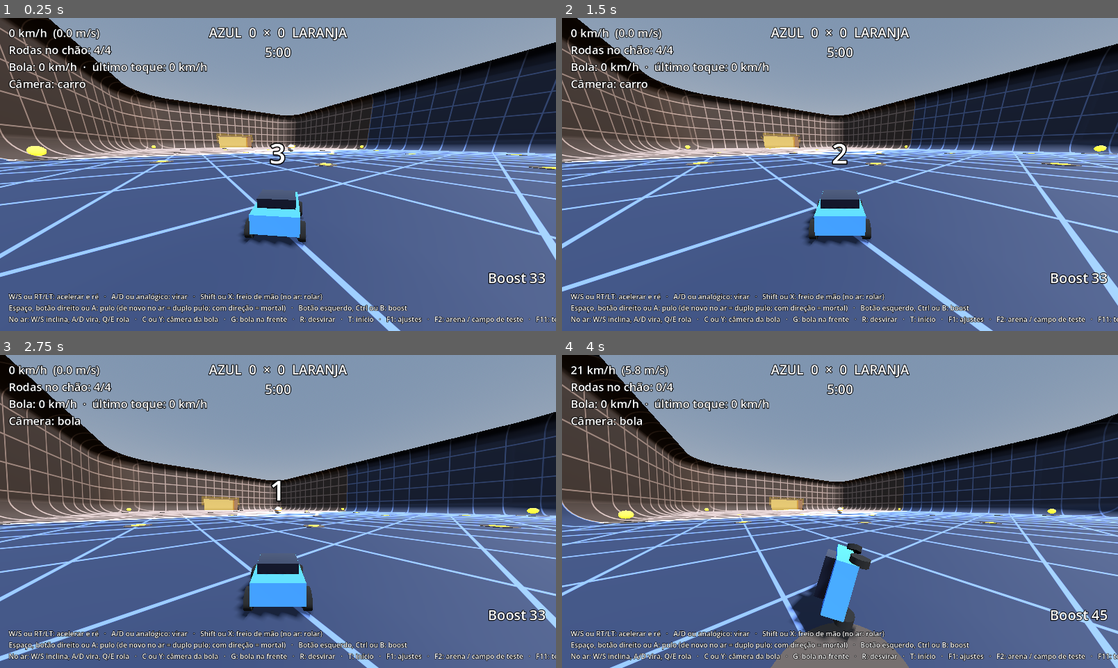
Above: before the commit, frames 1-4 (two rows, left to right).
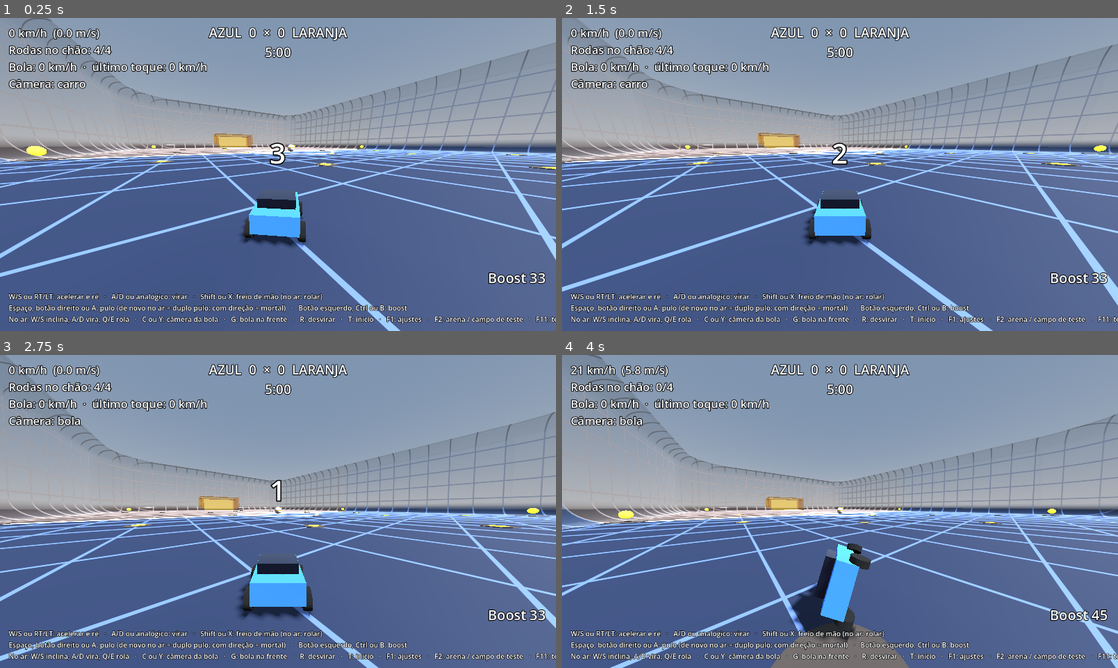
Above: after the commit, the same moments.

Repository: Lelokz/JogoDoCarro
Game: Godot game, scene res://cenas/arena.tscn
Same seed, same stepped clock (60 frames per second), same inputs: the game is played once before the commit and once after it.
Inputs (mouse positions are in pixels of both pictures, inside the frame that each line leads up to):
- Up to frame 1 (0.25 s): no input
- Up to frame 2 (1.5 s): tap Enter (ui_accept) at 0.5 s; move the mouse to (962, 158) at 0.52 s; hold D (direita) 0.53-1.28 s; tap W (acelerar) at 0.6 s; click (962, 158) at 0.67 s; tap Space (pulo) at 0.77 s; move the mouse to (728, 190) at 1.27 s; hold Down from 1.28 s (still down); tap Ctrl (boost) at 1.35 s
- Up to frame 3 (2.75 s): tap Space (pulo) at 1.52 s; move the mouse to (333, 442) at 2.02 s; release Down at 2.03 s; hold D (direita) from 2.03 s (still down); tap C (camera_bola) at 2.1 s
- Up to frame 4 (4 s): tap Enter (ui_accept) at 2.75 s; move the mouse to (812, 574) at 2.77 s; release D (direita) at 2.78 s; hold S (nariz_cima) 2.78-3.53 s; tap R (desvirar) at 2.85 s; click (812, 574) at 2.92 s; tap Space (pulo) at 3.02, 3.77 s; move the mouse to (1006, 558) at 3.52 s; hold A (esquerda) from 3.53 s (still down); hold Shift (freio_mao) from 3.53 s (still down)

The runs differ from the first frame. In frame 1, 21% of the frame differs, in the area x 0-100%, y 0-47%; in frame 2, 20%; in frame 3, 20%; in frame 4, 21%.

Commit message:
Paredes de vidro na arena e chão escuro em volta

Diff:
--- a/jogo/scripts/arena.gd
+++ b/jogo/scripts/arena.gd
@@ -19,12 +19,16 @@
 const COR_LARANJA := Color(1.0, 0.5, 0.1)
 
 var material := ShaderMaterial.new()
+var material_vidro := ShaderMaterial.new()
 
 
 func _ready() -> void:
 	material.shader = preload("res://shaders/arena.gdshader")
 	material.set_shader_parameter("metade_comprimento", COMPRIMENTO / 2.0)
 	material.set_shader_parameter("meia_largura_gol", GOL_LARGURA / 2.0)
+	material_vidro.shader = preload("res://shaders/arena_vidro.gdshader")
+	material_vidro.set_shader_parameter("metade_comprimento", COMPRIMENTO / 2.0)
+	criar_chao_de_fora()
 	criar_bloco(Vector3(0, -0.5, 0), Vector3(LARGURA + 2.0, 1.0, COMPRIMENTO + 2.0 * GOL_FUNDO + 4.0), material)
 	# teto: só colisão, pra ver o céu
 	criar_bloco(Vector3(0, ALTURA + 0.5, 0), Vector3(LARGURA + 2.0, 1.0, COMPRIMENTO + 2.0), null)
@@ -109,7 +113,7 @@
 	forma.shape = colisao
 	var desenho := MeshInstance3D.new()
 	desenho.mesh = malha.commit()
-	desenho.material_override = material
+	desenho.material_override = material_vidro
 	desenho.cast_shadow = GeometryInstance3D.SHADOW_CASTING_SETTING_OFF
 	corpo.add_child(forma)
 	corpo.add_child(desenho)
@@ -144,6 +148,18 @@
 	criar_bloco(Vector3(0, GOL_ALTURA + 0.5, linha + lado * GOL_FUNDO / 2.0), Vector3(GOL_LARGURA + 2.0, 1.0, GOL_FUNDO), rede)
 
 
+func criar_chao_de_fora() -> void:
+	# só pra aparecer pelo vidro: um chão escuro em volta da arena
+	var desenho := MeshInstance3D.new()
+	desenho.mesh = PlaneMesh.new()
+	desenho.mesh.size = Vector2(600, 600)
+	desenho.position.y = -1.0
+	var cor := StandardMaterial3D.new()
+	cor.albedo_color = Color(0.07, 0.08, 0.1)
+	desenho.material_override = cor
+	add_child(desenho)
+
+
 func criar_bloco(posicao: Vector3, tamanho: Vector3, aparencia: Material) -> void:
 	var corpo := StaticBody3D.new()
 	corpo.position = posicao
--- a/jogo/shaders/arena.gdshader
+++ b/jogo/shaders/arena.gdshader
@@ -1,54 +1,12 @@
 shader_type spatial;
 render_mode cull_disabled;
 
-// Grade em todas as superfícies (chão, parede, curva), metade azul e metade laranja,
-// e no chão: linha do meio, círculo central e linha do gol.
+// Chão da arena: sólido.
 
-uniform vec3 cor_base : source_color = vec3(0.13, 0.15, 0.18);
-uniform vec3 cor_linha : source_color = vec3(0.30, 0.33, 0.38);
-uniform vec3 cor_azul : source_color = vec3(0.15, 0.4, 1.0);
-uniform vec3 cor_laranja : source_color = vec3(1.0, 0.5, 0.1);
-uniform float metade_comprimento = 50.0;
-uniform float meia_largura_gol = 9.0;
-
-varying vec3 posicao_mundo;
-varying vec3 normal_mundo;
-
-void vertex() {
-	posicao_mundo = (MODEL_MATRIX * vec4(VERTEX, 1.0)).xyz;
-	normal_mundo = normalize((MODEL_MATRIX * vec4(NORMAL, 0.0)).xyz);
-}
-
-float grade(vec2 p, float passo, float largura) {
-	vec2 distancia = abs(fract(p / passo - 0.5) - 0.5) * passo;
-	vec2 borda = fwidth(p);
-	vec2 l = 1.0 - smoothstep(vec2(largura), vec2(largura) + borda, distancia);
-	return max(l.x, l.y);
-}
-
-float faixa(float distancia, float largura) {
-	return 1.0 - smoothstep(largura, largura + fwidth(distancia), abs(distancia));
-}
+#include "res://shaders/arena_comum.gdshaderinc"
 
 void fragment() {
-	vec3 peso = abs(normal_mundo);
-	peso /= peso.x + peso.y + peso.z;
-	float linhas = grade(posicao_mundo.xz, 4.0, 0.04) * peso.y
-		+ grade(posicao_mundo.xy, 4.0, 0.04) * peso.z
-		+ grade(posicao_mundo.zy, 4.0, 0.04) * peso.x;
-	vec3 time = posicao_mundo.z > 0.0 ? cor_azul : cor_laranja;
-	vec3 cor = mix(cor_base, time * 0.35, 0.35);
-	cor = mix(cor, cor_linha + time * 0.2, linhas);
-
-	if (normal_mundo.y > 0.9 && posicao_mundo.y < 0.1) {
-		float meio = faixa(posicao_mundo.z, 0.2);
-		float circulo = faixa(length(posicao_mundo.xz) - 10.0, 0.2);
-		float linha_gol = faixa(abs(posicao_mundo.z) - metade_comprimento, 0.2) * step(abs(posicao_mundo.x), meia_largura_gol);
-		cor = mix(cor, vec3(0.9), max(max(meio, circulo), linha_gol));
-	}
-
-	ALBEDO = cor;
+	ALBEDO = cor_da_arena(linhas_da_grade());
 	ROUGHNESS = 0.8;
-	// a normal vem certa do script, qualquer que seja o lado do triângulo
-	NORMAL = normalize((VIEW_MATRIX * vec4(normal_mundo, 0.0)).xyz);
+	NORMAL = normal_certa(VIEW_MATRIX);
 }
--- /dev/null
+++ b/jogo/shaders/arena_vidro.gdshader
@@ -0,0 +1,22 @@
+shader_type spatial;
+render_mode cull_disabled, depth_draw_never;
+
+// Paredes da arena: vidro. A câmera atrás da parede ainda vê o carro e a bola.
+// A curva de baixo fica quase sólida (é chão, onde o carro sobe) e vai virando vidro pra cima.
+
+#include "res://shaders/arena_comum.gdshaderinc"
+
+uniform float transparencia_vidro = 0.12;
+uniform float transparencia_linhas = 0.45;
+uniform float altura_solida = 0.6;
+uniform float altura_vidro = 3.0;
+
+void fragment() {
+	float linhas = linhas_da_grade();
+	ALBEDO = cor_da_arena(linhas);
+	ROUGHNESS = 0.15;
+	METALLIC = 0.2;
+	float vidro = mix(transparencia_vidro, transparencia_linhas, linhas);
+	ALPHA = mix(0.9, vidro, smoothstep(altura_solida, altura_vidro, posicao_mundo.y));
+	NORMAL = normal_certa(VIEW_MATRIX);
+}
Not shown, added: jogo/shaders/arena_comum.gdshaderinc
Not shown, added: jogo/shaders/arena_comum.gdshaderinc.uid
Not shown, added: jogo/shaders/arena_vidro.gdshader.uid
Not shown, added: jogo/testes/teste_arena.gd.uid
